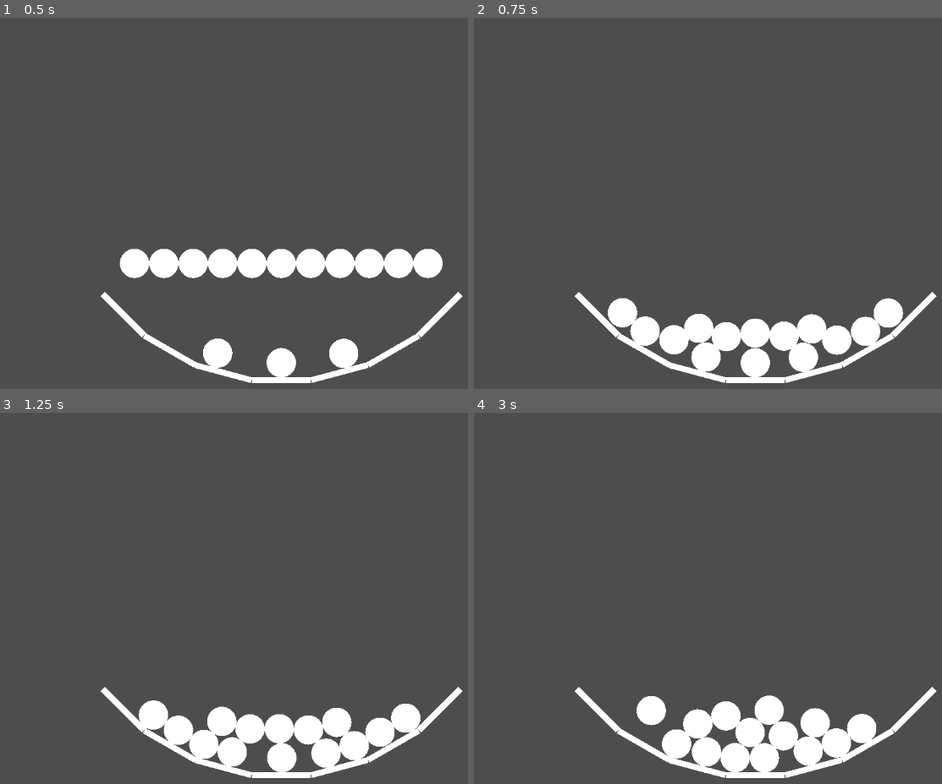
Above: before the commit, frames 1-4 (two rows, left to right).
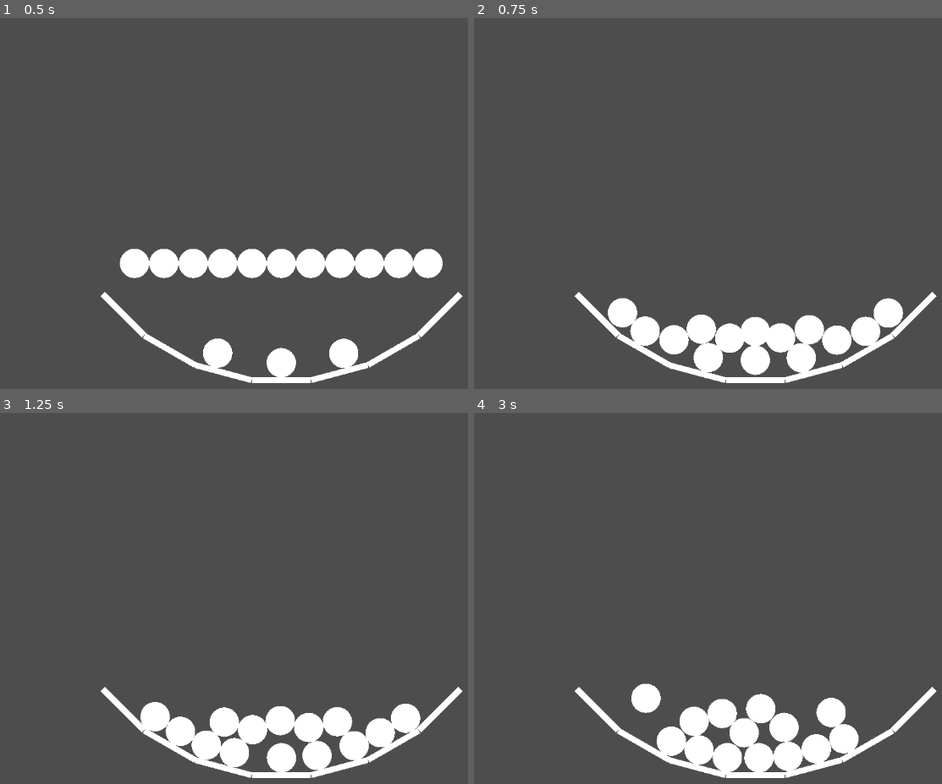
Above: after the commit, the same moments.

Repository: lasagnaphil/snugdc-godot-study
Game: Godot game, scene res://root.tscn
Two runs of this game, one before a commit and one after it. Both use one fixed random seed, a clock stepped at 60 frames per second and the inputs below.
Inputs (mouse positions are in pixels of both pictures, inside the frame that each line leads up to):
- Up to frame 1 (0.5 s): no input
- Up to frame 2 (0.75 s): move the mouse to (754, 363) at 0.52 s; click (754, 363) at 0.67 s
- Up to frame 3 (1.25 s): no input
- Up to frame 4 (3 s): move the mouse to (708, 750) at 1.27 s; click (708, 750) at 1.42 s; move the mouse to (796, 754) at 2.02 s; click (796, 754) at 2.17 s; move the mouse to (647, 728) at 2.77 s; click (647, 728) at 2.92 s

Frame 1 is identical in both runs. In frame 2, 0.7% of the frame differs, in the area x 44-76%, y 79-97%; in frame 3, 1.3%; in frame 4, 3.4%, in the area x 33-86%, y 72-97%.

Commit message:
make ball.gd simpler

Diff:
--- a/proj1/ball.gd
+++ b/proj1/ball.gd
@@ -1,12 +1,5 @@
 extends RigidBody2D
-
-var is_pressed = false
-
-func _integrate_forces(state):
-	if is_pressed:
-		state.apply_impulse(Vector2(0, -1000))
-		is_pressed = false
 
 func _on_input_event(viewport, event, shape_idx):
 	if event is InputEventMouseButton and event.pressed and event.button_index == MOUSE_BUTTON_LEFT:
-		is_pressed = true
+		apply_impulse(Vector2(0, -1000))
